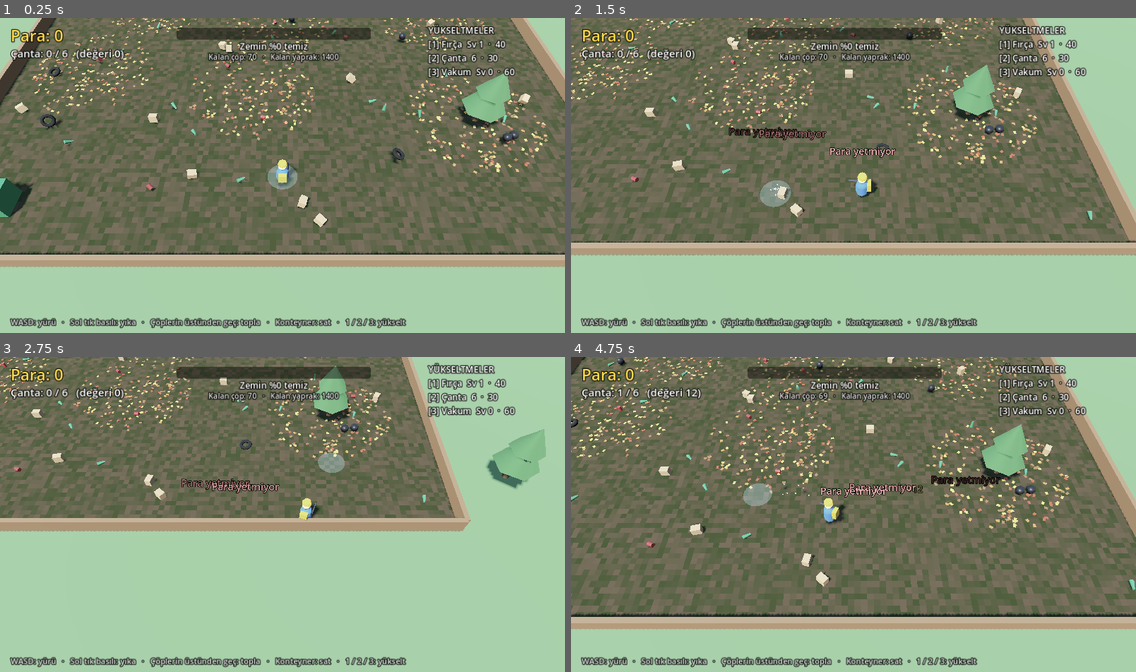
Above: before the commit, frames 1-4 (two rows, left to right).
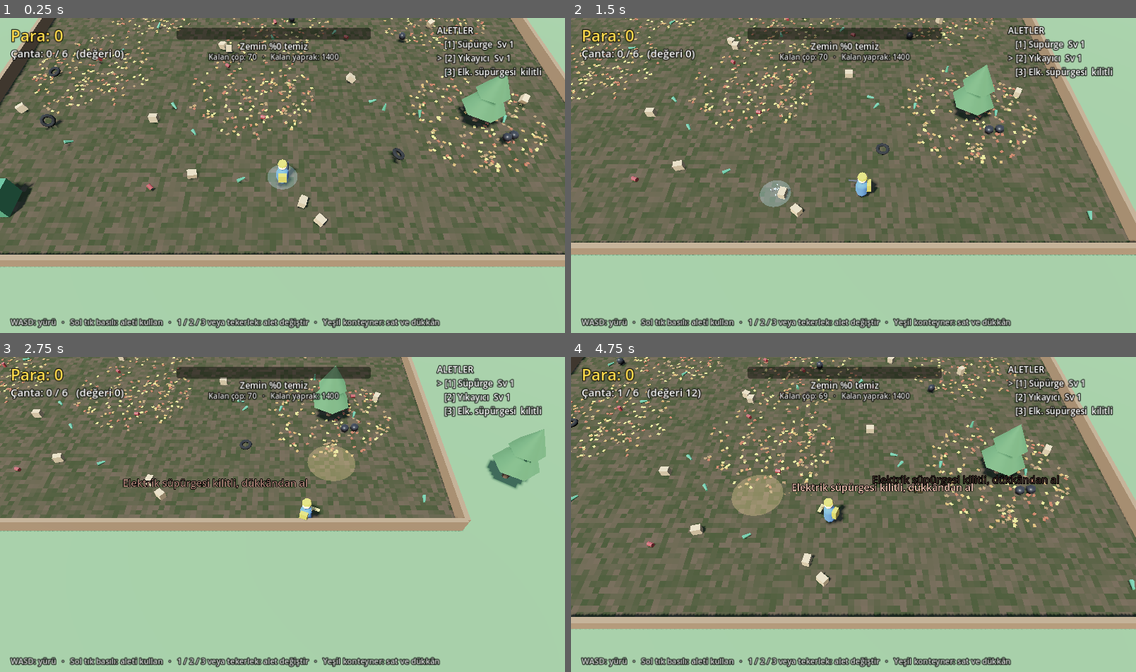
Above: after the commit, the same moments.

Repository: bogacavdar/Junk-to-Shine
Game: Godot game, scene res://main.tscn
The game is run twice, just before and just after one commit, with the same random seed, the same clock (stepped at 60 frames per second) and the same inputs.
Inputs (mouse positions are in pixels of both pictures, inside the frame that each line leads up to):
- Up to frame 1 (0.25 s): no input
- Up to frame 2 (1.5 s): tap Enter at 0.5 s; move the mouse to (977, 159) at 0.52 s; hold D (move_right) 0.53-1.28 s; tap 1 at 0.6 s; click (977, 159) at 0.67 s; tap 2 at 0.8, 1.35 s; move the mouse to (740, 191) at 1.27 s; hold S (move_down) from 1.28 s (still down); click (740, 191) at 1.42 s
- Up to frame 3 (2.75 s): tap 3 at 1.55, 2.1 s; move the mouse to (339, 445) at 2.02 s; release S (move_down) at 2.03 s; hold D (move_right) from 2.03 s (still down); click (339, 445) at 2.17 s; tap 1 at 2.3 s
- Up to frame 4 (4.75 s): move the mouse to (825, 580) at 2.77 s; release D (move_right) at 2.78 s; hold W (move_up) 2.78-3.53 s; tap 1 at 2.85, 4.55 s; click (825, 580) at 2.92 s; tap 2 at 3.05, 3.6 s; move the mouse to (1023, 564) at 3.52 s; hold A (move_left) from 3.53 s (still down); click (1023, 564) at 3.67 s; tap 3 at 3.8, 4.35 s; move the mouse to (684, 467) at 4.27 s; click (684, 467) at 4.42 s

The runs differ from the first frame. In frame 1, 2.4% of the frame differs, in the area x 21-96%, y 1-99%; in frame 2, 3.1%; in frame 3, 4.1%; in frame 4, 4.7%.

Commit message:
Gerçek aletler ve dükkân paneli
- 1/2/3 ve fare tekerleği ile alet değiştirme: süpürge (yaprak), yıkayıcı (kir), elektrik süpürgesi (çöp çeker)
- Her aletin kendi halka rengi, parçacık efekti, döngü sesi ve elde görünen modeli
- Elektrik süpürgesi başta kilitli, dükkândan açılıyor
- Konteynerin yanında tıklanabilir dükkân paneli; yükseltmeler tuşlardan buraya taşındı

Co-Authored-By: Claude Opus 5.5 <noreply@anthropic.com>
Claude-Session: https://claude.ai/code/session_01BTyhiHPd1tC3NJd2rRFT53

Diff:
--- a/scripts/main.gd
+++ b/scripts/main.gd
@@ -16,13 +16,24 @@
 const COMPLETE_BONUS := 250
 
 # --- Yükseltme fiyatları (bir sonraki seviyenin fiyatı) ---
-const BRUSH_PRICES := [40, 120, 300, 700]     # seviye 2..5
-const BAG_PRICES := [30, 90, 250, 600]        # seviye 2..5
-const VACUUM_PRICES := [60, 180, 450]         # seviye 1..3
-
-var brush_level := 1
+const WASHER_PRICES := [40, 120, 300, 700]    # yıkayıcı seviye 2..5
+const BROOM_PRICES := [25, 80, 200]           # süpürge seviye 2..4
+const VACUUM_PRICES := [80, 200, 500]         # elektrik süpürgesi seviye 1..3 (1 = kilidi açar)
+const BAG_PRICES := [30, 90, 250, 600]        # çanta seviye 2..5
+const WALK_PICKUP := 1.3                      # üstünden geçince toplama mesafesi
+
+# --- Aletler ---
+const TOOL_BROOM := 0
+const TOOL_WASHER := 1
+const TOOL_VACUUM := 2
+
+var current_tool := TOOL_WASHER
+var washer_level := 1
+var broom_level := 1
+var vacuum_level := 0
 var bag_level := 1
-var vacuum_level := 0
+var vacuum_active := false
+var vacuum_point := Vector3.ZERO
 
 # --- Ekonomi ---
 var money := 0
@@ -50,6 +61,8 @@
 var sun: DirectionalLight3D
 var aim_ring: MeshInstance3D
 var spray: CPUParticles3D
+var spray_mat: StandardMaterial3D
+var ring_mat: StandardMaterial3D
 var container_pos := Vector3(-AREA_SIZE * 0.5 + 3.5, 0, AREA_SIZE * 0.5 - 3.5)
 var trash_bodies: Array[RigidBody3D] = []
 var tree_positions: Array[Vector3] = []
@@ -66,6 +79,7 @@
 var blip_players: Array[AudioStreamPlayer] = []
 var blip_index := 0
 var spray_player: AudioStreamPlayer
+var tool_streams: Array[AudioStreamWAV] = []
 var combo := 0
 var combo_timer := 0.0
 var tick_cooldown := 0.0
@@ -79,6 +93,8 @@
 var shop_label: Label
 var info_label: Label
 var banner_label: Label
+var shop_panel: PanelContainer
+var shop_buttons: Array[Button] = []
 
 
 func _ready() -> void:
@@ -94,6 +110,7 @@
 	_build_tool_visuals()
 	_build_audio()
 	_build_hud()
+	_apply_tool_fx()
 	_update_hud()
 
 
@@ -412,22 +429,22 @@
 
 
 func _build_tool_visuals() -> void:
-	# Hedef halkası
+	# Hedef halkası (rengi alete göre değişir)
 	aim_ring = MeshInstance3D.new()
 	var disk := CylinderMesh.new()
 	disk.top_radius = 1.0
 	disk.bottom_radius = 1.0
 	disk.height = 0.02
 	disk.radial_segments = 24
-	var rm := StandardMaterial3D.new()
-	rm.albedo_color = Color(0.6, 0.9, 1.0, 0.25)
-	rm.transparency = BaseMaterial3D.TRANSPARENCY_ALPHA
-	rm.shading_mode = BaseMaterial3D.SHADING_MODE_UNSHADED
-	disk.material = rm
+	ring_mat = StandardMaterial3D.new()
+	ring_mat.albedo_color = Color(0.6, 0.9, 1.0, 0.25)
+	ring_mat.transparency = BaseMaterial3D.TRANSPARENCY_ALPHA
+	ring_mat.shading_mode = BaseMaterial3D.SHADING_MODE_UNSHADED
+	disk.material = ring_mat
 	aim_ring.mesh = disk
 	add_child(aim_ring)
 
-	# Su sıçraması
+	# Alet parçacıkları (su, toz ya da emilen kırıntı)
 	spray = CPUParticles3D.new()
 	spray.emitting = false
 	spray.amount = 60
@@ -437,15 +454,11 @@
 	drop.height = 0.1
 	drop.radial_segments = 4
 	drop.rings = 2
-	var dm := StandardMaterial3D.new()
-	dm.albedo_color = Color(0.7, 0.9, 1.0)
-	dm.shading_mode = BaseMaterial3D.SHADING_MODE_UNSHADED
-	drop.material = dm
+	spray_mat = StandardMaterial3D.new()
+	spray_mat.albedo_color = Color(0.7, 0.9, 1.0)
+	spray_mat.shading_mode = BaseMaterial3D.SHADING_MODE_UNSHADED
+	drop.material = spray_mat
 	spray.mesh = drop
-	spray.direction = Vector3.UP
-	spray.spread = 55.0
-	spray.initial_velocity_min = 2.0
-	spray.initial_velocity_max = 4.5
 	spray.emission_shape = CPUParticles3D.EMISSION_SHAPE_SPHERE
 	spray.emission_sphere_radius = 0.5
 	add_child(spray)
@@ -459,9 +472,11 @@
 		ap.volume_db = -8.0
 		add_child(ap)
 		blip_players.append(ap)
+	# Her aletin kendi döngü sesi: süpürge hışırtısı, su, motor uğultusu
+	tool_streams.append(_make_noise_loop(1.0, 0.08, 0.0))
+	tool_streams.append(_make_noise_loop(1.0, 0.35, 0.0))
+	tool_streams.append(_make_noise_loop(1.0, 0.15, 110.0))
 	spray_player = AudioStreamPlayer.new()
-	spray_player.stream = _make_noise_loop(1.0)
-	spray_player.volume_db = -18.0
 	add_child(spray_player)
 
 
@@ -492,9 +507,36 @@
 	count_label.size = Vector2(440, 26)
 	count_label.horizontal_alignment = HORIZONTAL_ALIGNMENT_CENTER
 
-	shop_label = _make_label(layer, Vector2(970, 14), 20, Color.WHITE)
+	shop_label = _make_label(layer, Vector2(990, 14), 20, Color.WHITE)
 	info_label = _make_label(layer, Vector2(24, 676), 18, Color(1, 1, 1, 0.85))
-	info_label.text = "WASD: yürü   ·   Sol tık basılı: yıka   ·   Çöplerin üstünden geç: topla   ·   Konteyner: sat   ·   1 / 2 / 3: yükselt"
+	info_label.text = "WASD: yürü   ·   Sol tık basılı: aleti kullan   ·   1 / 2 / 3 veya tekerlek: alet değiştir   ·   Yeşil konteyner: sat ve dükkân"
+
+	# Dükkân paneli: konteynerin yanına gelince açılır
+	shop_panel = PanelContainer.new()
+	shop_panel.position = Vector2(850, 240)
+	var sb := StyleBoxFlat.new()
+	sb.bg_color = Color(0.07, 0.11, 0.09, 0.9)
+	sb.set_corner_radius_all(10)
+	sb.set_content_margin_all(14)
+	shop_panel.add_theme_stylebox_override("panel", sb)
+	var vb := VBoxContainer.new()
+	vb.add_theme_constant_override("separation", 8)
+	shop_panel.add_child(vb)
+	var title := Label.new()
+	title.text = "DÜKKÂN"
+	title.add_theme_font_size_override("font_size", 24)
+	title.add_theme_color_override("font_color", Color(0.6, 1.0, 0.75))
+	vb.add_child(title)
+	for i in 4:
+		var b := Button.new()
+		b.custom_minimum_size = Vector2(380, 44)
+		b.add_theme_font_size_override("font_size", 18)
+		b.focus_mode = Control.FOCUS_NONE
+		b.pressed.connect(_on_shop_button.bind(i))
+		vb.add_child(b)
+		shop_buttons.append(b)
+	shop_panel.visible = false
+	layer.add_child(shop_panel)
 
 	banner_label = _make_label(layer, Vector2(0, 250), 64, Color(0.6, 1.0, 0.75))
 	banner_label.size = Vector2(1280, 100)
@@ -526,17 +568,32 @@
 		aim.y = 0.0
 	player.face(aim)
 
-	var r := brush_radius()
+	var r := tool_radius()
 	aim_ring.global_position = aim + Vector3(0, 0.03, 0)
 	aim_ring.scale = Vector3(r, 1, r)
 
-	var cleaning := Input.is_mouse_button_pressed(MOUSE_BUTTON_LEFT) and not completed
+	# Konteyner: satış + dükkân
+	var to_container := Vector2(player.global_position.x - container_pos.x, player.global_position.z - container_pos.z).length()
+	if bag > 0 and to_container < 3.2:
+		_sell()
+	shop_panel.visible = to_container < 4.5
+
+	var mouse_on_ui := shop_panel.visible and shop_panel.get_global_rect().has_point(get_viewport().get_mouse_position())
+	var using := Input.is_mouse_button_pressed(MOUSE_BUTTON_LEFT) and not completed and not mouse_on_ui
+	vacuum_active = false
+	if using:
+		match current_tool:
+			TOOL_BROOM:
+				_clean_leaves(aim, r)
+			TOOL_WASHER:
+				_clean_at(aim, delta)
+			TOOL_VACUUM:
+				vacuum_active = true
+				vacuum_point = aim
 	spray.global_position = aim + Vector3(0, 0.1, 0)
-	spray.emission_sphere_radius = r * 0.6
-	spray.emitting = cleaning
-	if cleaning:
-		_clean_at(aim, delta)
-		_clean_leaves(aim)
+	spray.emission_sphere_radius = r * (0.9 if current_tool == TOOL_VACUUM else 0.6)
+	spray.emitting = using
+	if using:
 		if not spray_player.playing:
 			spray_player.play()
 	elif spray_player.playing:
@@ -555,10 +612,6 @@
 	if combo_timer <= 0.0:
 		combo = 0
 
-	# Satış
-	if bag > 0 and Vector2(player.global_position.x - container_pos.x, player.global_position.z - container_pos.z).length() < 3.2:
-		_sell()
-
 	_update_progress()
 	shown_money = move_toward(shown_money, float(money), maxf(1.0, absf(money - shown_money)) * delta * 6.0)
 	_update_hud()
@@ -567,32 +620,105 @@
 func _physics_process(_delta: float) -> void:
 	var ppos := player.global_position
 	var full := bag >= bag_capacity()
+	var pull_radius := tool_radius()
+	var swallow_radius := 0.6 + 0.15 * vacuum_level
 	for body: RigidBody3D in trash_bodies.duplicate():
 		if not is_instance_valid(body):
 			trash_bodies.erase(body)
 			continue
 		if full:
 			continue
+		# Üstünden yürüyerek toplama
 		var to_player: Vector3 = ppos - body.global_position
 		to_player.y = 0.0
-		var dist: float = to_player.length()
-		if dist < pickup_radius():
+		if to_player.length() < WALK_PICKUP:
 			_collect_trash(body)
 			full = bag >= bag_capacity()
-		elif vacuum_level > 0 and dist < vacuum_radius():
-			body.sleeping = false
-			body.apply_central_force(to_player.normalized() * (10.0 + 8.0 * vacuum_level) * body.mass)
+			continue
+		# Elektrik süpürgesi: nozüle çek, yakına gelince yut
+		if vacuum_active:
+			var to_nozzle: Vector3 = vacuum_point - body.global_position
+			to_nozzle.y = 0.0
+			var nd: float = to_nozzle.length()
+			if nd < swallow_radius:
+				_collect_trash(body)
+				full = bag >= bag_capacity()
+			elif nd < pull_radius:
+				body.sleeping = false
+				var pull: float = (14.0 + 10.0 * vacuum_level) * (1.0 - nd / pull_radius + 0.3)
+				body.apply_central_force((to_nozzle.normalized() * pull + Vector3.UP * 3.0) * body.mass)
 
 
 func _unhandled_input(event: InputEvent) -> void:
 	if event is InputEventKey and event.pressed and not event.echo:
 		match event.physical_keycode:
 			KEY_1:
-				_buy_brush()
+				_select_tool(TOOL_BROOM)
 			KEY_2:
-				_buy_bag()
+				_select_tool(TOOL_WASHER)
 			KEY_3:
-				_buy_vacuum()
+				_select_tool(TOOL_VACUUM)
+	elif event is InputEventMouseButton and event.pressed:
+		var step := 0
+		if event.button_index == MOUSE_BUTTON_WHEEL_UP:
+			step = -1
+		elif event.button_index == MOUSE_BUTTON_WHEEL_DOWN:
+			step = 1
+		if step != 0:
+			var count: int = 3 if vacuum_level > 0 else 2
+			_select_tool(posmod(current_tool + step, count))
+
+
+func _select_tool(t: int) -> void:
+	if t == TOOL_VACUUM and vacuum_level == 0:
+		_float_text(player.global_position + Vector3(0, 2.6, 0), "Elektrik süpürgesi kilitli, dükkândan al", Color(1.0, 0.6, 0.5))
+		_play_blip(blip_stream, 0.5, -8.0)
+		return
+	if t == current_tool:
+		return
+	current_tool = t
+	spray_player.stop()
+	_apply_tool_fx()
+	_play_blip(blip_stream, 0.8, -10.0)
+
+
+func _apply_tool_fx() -> void:
+	match current_tool:
+		TOOL_BROOM:
+			ring_mat.albedo_color = Color(1.0, 0.8, 0.4, 0.25)
+			spray_mat.albedo_color = Color(0.72, 0.5, 0.26)
+			spray.direction = Vector3.UP
+			spray.spread = 80.0
+			spray.initial_velocity_min = 1.0
+			spray.initial_velocity_max = 2.5
+			spray.gravity = Vector3(0, -9.8, 0)
+			spray.radial_accel_min = 4.0
+			spray.radial_accel_max = 8.0
+			spray_player.volume_db = -15.0
+		TOOL_WASHER:
+			ring_mat.albedo_color = Color(0.6, 0.9, 1.0, 0.25)
+			spray_mat.albedo_color = Color(0.7, 0.9, 1.0)
+			spray.direction = Vector3.UP
+			spray.spread = 55.0
+			spray.initial_velocity_min = 2.0
+			spray.initial_velocity_max = 4.5
+			spray.gravity = Vector3(0, -9.8, 0)
+			spray.radial_accel_min = 0.0
+			spray.radial_accel_max = 0.0
+			spray_player.volume_db = -18.0
+		TOOL_VACUUM:
+			ring_mat.albedo_color = Color(0.85, 0.6, 1.0, 0.25)
+			spray_mat.albedo_color = Color(0.92, 0.9, 0.96)
+			spray.direction = Vector3.UP
+			spray.spread = 180.0
+			spray.initial_velocity_min = 0.0
+			spray.initial_velocity_max = 0.3
+			spray.gravity = Vector3.ZERO
+			spray.radial_accel_min = -16.0
+			spray.radial_accel_max = -10.0
+			spray_player.volume_db = -16.0
+	spray_player.stream = tool_streams[current_tool]
+	player.set_tool(current_tool)
 
 
 # =====================================================================
@@ -604,8 +730,8 @@
 	var v := (world_pos.z + AREA_SIZE * 0.5) / AREA_SIZE
 	var cx := int(u * MASK_RES)
 	var cy := int(v * MASK_RES)
-	var r_px := maxi(1, int(ceil(brush_radius() / AREA_SIZE * MASK_RES)))
-	var amount := brush_strength() * delta
+	var r_px := maxi(1, int(ceil(washer_radius() / AREA_SIZE * MASK_RES)))
+	var amount := washer_strength() * delta
 	var changed := false
 	for y in range(maxi(cy - r_px, 0), mini(cy + r_px + 1, MASK_RES)):
 		for x in range(maxi(cx - r_px, 0), mini(cx + r_px + 1, MASK_RES)):
@@ -630,9 +756,8 @@
 		mask_texture.update(mask_image)
 
 
-func _clean_leaves(p: Vector3) -> void:
-	var r := brush_radius() * 1.15
-	var r2 := r * r
+func _clean_leaves(p: Vector3, radius: float) -> void:
+	var r2 := radius * radius
 	for i in LEAF_COUNT:
 		if leaf_alive[i] == 0:
 			continue
@@ -725,50 +850,53 @@
 
 
 # =====================================================================
-# YÜKSELTMELER
+# ALETLER VE YÜKSELTMELER
 # =====================================================================
 
-func brush_radius() -> float:
-	return 0.9 + 0.35 * (brush_level - 1)
-
-func brush_strength() -> float:
-	return 350.0 + 150.0 * (brush_level - 1)
+func tool_radius() -> float:
+	match current_tool:
+		TOOL_BROOM:
+			return 1.6 + 0.5 * (broom_level - 1)
+		TOOL_VACUUM:
+			return 1.8 + 0.6 * vacuum_level
+	return washer_radius()
+
+func washer_radius() -> float:
+	return 0.9 + 0.35 * (washer_level - 1)
+
+func washer_strength() -> float:
+	return 350.0 + 150.0 * (washer_level - 1)
 
 func bag_capacity() -> int:
 	return 6 + 6 * (bag_level - 1)
 
-func pickup_radius() -> float:
-	return 1.3 + 0.4 * vacuum_level
-
-func vacuum_radius() -> float:
-	return 2.5 + 1.5 * vacuum_level
-
-
-func _buy_brush() -> void:
-	if brush_level - 1 >= BRUSH_PRICES.size():
-		return
-	var price: int = BRUSH_PRICES[brush_level - 1]
-	if _try_pay(price):
-		brush_level += 1
-		_float_text(player.global_position + Vector3(0, 2.6, 0), "Fırça Sv %d" % brush_level, Color(0.6, 0.9, 1.0))
-
-
-func _buy_bag() -> void:
-	if bag_level - 1 >= BAG_PRICES.size():
-		return
-	var price: int = BAG_PRICES[bag_level - 1]
-	if _try_pay(price):
-		bag_level += 1
-		_float_text(player.global_position + Vector3(0, 2.6, 0), "Çanta %d" % bag_capacity(), Color(0.6, 0.9, 1.0))
-
-
-func _buy_vacuum() -> void:
-	if vacuum_level >= VACUUM_PRICES.size():
-		return
-	var price: int = VACUUM_PRICES[vacuum_level]
-	if _try_pay(price):
-		vacuum_level += 1
-		_float_text(player.global_position + Vector3(0, 2.6, 0), "Vakum Sv %d" % vacuum_level, Color(0.6, 0.9, 1.0))
+
+func _on_shop_button(i: int) -> void:
+	match i:
+		0:
+			if washer_level - 1 < WASHER_PRICES.size() and _try_pay(WASHER_PRICES[washer_level - 1]):
+				washer_level += 1
+				_upgrade_text("Yıkayıcı Sv %d" % washer_level)
+		1:
+			if broom_level - 1 < BROOM_PRICES.size() and _try_pay(BROOM_PRICES[broom_level - 1]):
+				broom_level += 1
+				_upgrade_text("Süpürge Sv %d" % broom_level)
+		2:
+			if vacuum_level < VACUUM_PRICES.size() and _try_pay(VACUUM_PRICES[vacuum_level]):
+				vacuum_level += 1
+				if vacuum_level == 1:
+					_upgrade_text("Elektrik süpürgesi açıldı! [3]")
+					_select_tool(TOOL_VACUUM)
+				else:
+					_upgrade_text("Elektrik süpürgesi Sv %d" % vacuum_level)
+		3:
+			if bag_level - 1 < BAG_PRICES.size() and _try_pay(BAG_PRICES[bag_level - 1]):
+				bag_level += 1
+				_upgrade_text("Çanta %d" % bag_capacity())
+
+
+func _upgrade_text(text: String) -> void:
+	_float_text(player.global_position + Vector3(0, 2.6, 0), text, Color(0.6, 0.9, 1.0))
 
 
 func _try_pay(price: int) -> bool:
@@ -783,10 +911,15 @@
 	return true
 
 
-func _price_text(prices: Array, level_index: int) -> String:
+func _set_shop_button(i: int, label: String, prices: Array, level_index: int, verb: String) -> void:
+	var b: Button = shop_buttons[i]
 	if level_index >= prices.size():
-		return "MAKS"
-	return str(prices[level_index])
+		b.text = "%s   ·   MAKS" % label
+		b.disabled = true
+		return
+	var price: int = prices[level_index]
+	b.text = "%s   ·   %s: %d" % [label, verb, price]
+	b.disabled = money < price
 
 
 func _update_hud() -> void:
@@ -799,11 +932,19 @@
 	progress_bar.value = clean_pct
 	pct_label.text = "Zemin %%%d temiz" % int(clean_pct)
 	count_label.text = "Kalan çöp: %d   ·   Kalan yaprak: %d" % [trash_bodies.size(), leaves_left]
-	shop_label.text = "YÜKSELTMELER\n[1] Fırça  Sv %d  ·  %s\n[2] Çanta  %d  ·  %s\n[3] Vakum  Sv %d  ·  %s" % [
-		brush_level, _price_text(BRUSH_PRICES, brush_level - 1),
-		cap, _price_text(BAG_PRICES, bag_level - 1),
-		vacuum_level, _price_text(VACUUM_PRICES, vacuum_level),
+
+	var vac_text: String = ("Sv %d" % vacuum_level) if vacuum_level > 0 else "kilitli"
+	shop_label.text = "ALETLER\n%s [1] Süpürge  Sv %d\n%s [2] Yıkayıcı  Sv %d\n%s [3] Elk. süpürgesi  %s" % [
+		">" if current_tool == TOOL_BROOM else "  ", broom_level,
+		">" if current_tool == TOOL_WASHER else "  ", washer_level,
+		">" if current_tool == TOOL_VACUUM else "  ", vac_text,
 	]
+
+	if shop_panel.visible:
+		_set_shop_button(0, "Yıkayıcı Sv %d" % washer_level, WASHER_PRICES, washer_level - 1, "Yükselt")
+		_set_shop_button(1, "Süpürge Sv %d" % broom_level, BROOM_PRICES, broom_level - 1, "Yükselt")
+		_set_shop_button(2, "Elektrik süpürgesi " + vac_text, VACUUM_PRICES, vacuum_level, "Satın al" if vacuum_level == 0 else "Yükselt")
+		_set_shop_button(3, "Çanta %d" % cap, BAG_PRICES, bag_level - 1, "Yükselt")
 
 
 # =====================================================================
@@ -863,15 +1004,16 @@
 	return w
 
 
-func _make_noise_loop(dur: float) -> AudioStreamWAV:
+func _make_noise_loop(dur: float, smooth: float, hum_freq: float) -> AudioStreamWAV:
 	var rate := 22050
 	var n := int(rate * dur)
 	var data := PackedByteArray()
 	data.resize(n * 2)
 	var last := 0.0
 	for i in n:
-		last = lerpf(last, randf_range(-1.0, 1.0), 0.35)   # yumuşatılmış beyaz gürültü = su sesi
-		data.encode_s16(i * 2, int(last * 0.6 * 32767.0))
+		last = lerpf(last, randf_range(-1.0, 1.0), smooth)   # yumuşatılmış gürültü
+		var hum: float = sin(TAU * hum_freq * float(i) / rate) * 0.35 if hum_freq > 0.0 else 0.0
+		data.encode_s16(i * 2, int(clampf(last * 0.6 + hum, -1.0, 1.0) * 32767.0))
 	var w := AudioStreamWAV.new()
 	w.format = AudioStreamWAV.FORMAT_16_BITS
 	w.mix_rate = rate
--- a/scripts/player.gd
+++ b/scripts/player.gd
@@ -3,6 +3,7 @@
 
 var speed := 7.5
 var visual: Node3D
+var tool_nodes: Array[Node3D] = []
 
 
 func _ready() -> void:
@@ -64,6 +65,42 @@
 	var gun_mi := _add_mesh(gun, Vector3(0.32, 0.95, -0.4))
 	gun_mi.rotation_degrees = Vector3(-80, 0, 0)
 
+	# Süpürge: sap + fırça başı, öne ve yere doğru eğik
+	var broom := Node3D.new()
+	broom.position = Vector3(0.35, 0.95, -0.3)
+	broom.rotation_degrees = Vector3(40, 0, 0)
+	visual.add_child(broom)
+	var stick := CylinderMesh.new()
+	stick.top_radius = 0.03
+	stick.bottom_radius = 0.03
+	stick.height = 1.4
+	stick.radial_segments = 6
+	stick.material = _mat(Color(0.6, 0.42, 0.22))
+	_add_to(broom, stick, Vector3.ZERO)
+	var head_mesh := BoxMesh.new()
+	head_mesh.size = Vector3(0.55, 0.12, 0.18)
+	head_mesh.material = _mat(Color(0.85, 0.7, 0.3))
+	_add_to(broom, head_mesh, Vector3(0, -0.7, 0))
+
+	# Elektrik süpürgesi: kalın hortum + geniş ağız
+	var vac := Node3D.new()
+	vac.position = Vector3(0.32, 0.85, -0.35)
+	vac.rotation_degrees = Vector3(50, 0, 0)
+	visual.add_child(vac)
+	var tube := CylinderMesh.new()
+	tube.top_radius = 0.08
+	tube.bottom_radius = 0.08
+	tube.height = 1.1
+	tube.radial_segments = 8
+	tube.material = _mat(Color(0.55, 0.35, 0.75))
+	_add_to(vac, tube, Vector3.ZERO)
+	var mouth := BoxMesh.new()
+	mouth.size = Vector3(0.45, 0.1, 0.22)
+	mouth.material = _mat(Color(0.25, 0.25, 0.28))
+	_add_to(vac, mouth, Vector3(0, -0.55, 0))
+
+	tool_nodes = [broom, gun_mi, vac]
+
 
 func _physics_process(delta: float) -> void:
 	var input := Input.get_vector("move_left", "move_right", "move_up", "move_down")
@@ -74,6 +111,11 @@
 	else:
 		velocity.y -= 25.0 * delta
 	move_and_slide()
+
+
+func set_tool(t: int) -> void:
+	for i in tool_nodes.size():
+		tool_nodes[i].visible = (i == t)
 
 
 func face(point: Vector3) -> void:
@@ -90,6 +132,13 @@
 	return mi
 
 
+func _add_to(parent: Node3D, mesh: Mesh, pos: Vector3) -> void:
+	var mi := MeshInstance3D.new()
+	mi.mesh = mesh
+	mi.position = pos
+	parent.add_child(mi)
+
+
 func _mat(c: Color) -> StandardMaterial3D:
 	var m := StandardMaterial3D.new()
 	m.albedo_color = c
